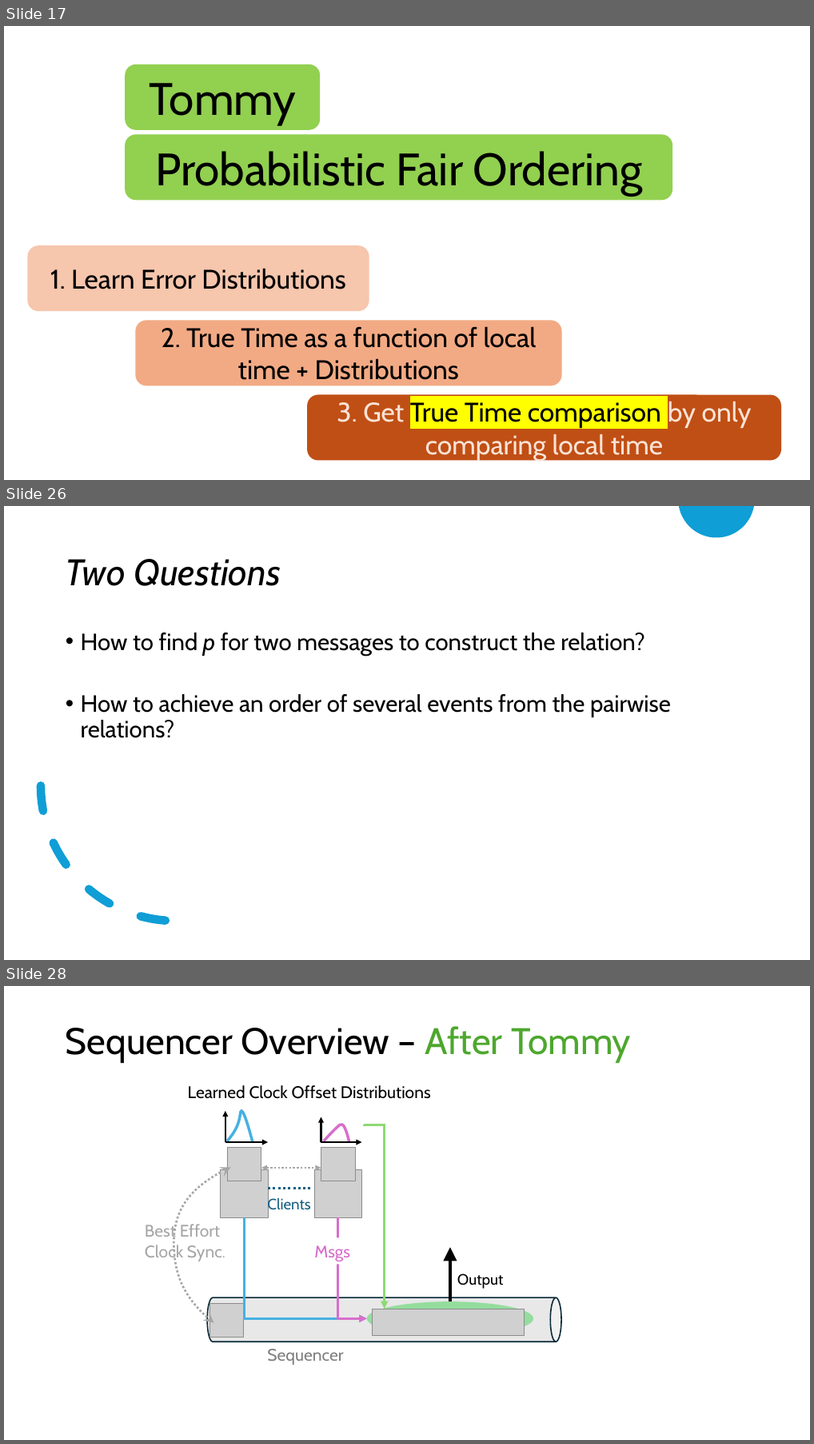
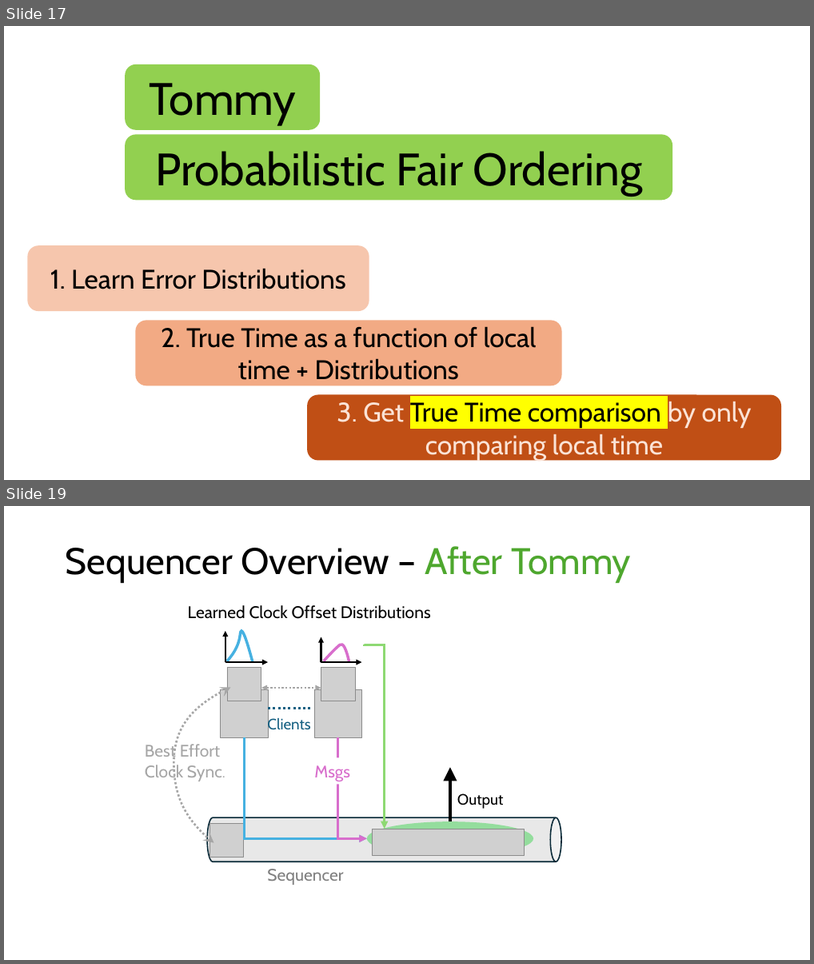
Before and after one commit to HaseebLUMS/Onyx-Presentation, a slide deck: tommy_hotnets_v2.pptx. Shown one above the other, each under a label of ours: slides 17, 26 and 28 before the commit, slides 17 and 19 after it; the slides between them are not shown. The pictures are 814x1444 and 814x964 pixels, drawn with LibreOffice and Linux fonts; fonts in the diff are those of the drawing; grey boxes stand for pictures. Boxes give left, top, right and bottom in pixels: in the first picture for what was removed or moved away, otherwise in the second. Text is boxed around its words. In the diff, an @@ line names an element or a change of style, - is before the commit and + after.

```diff
--- a/tommy_hotnets_v2.pptx
+++ b/tommy_hotnets_v2.pptx
@@ slide 26 removed at [4, 506, 810, 960], background #FFFFFF @@
@@ freeform shape removed at [679, 506, 754, 537] @@
@@ title removed at [66, 559, 281, 586] @@
-Two Questions
@@ text removed at [81, 632, 671, 738] @@
-• How to find p for two messages to construct the relation?
-• How to achieve an order of several events from the pairwise relations?
@@ arc (boxed as its full ellipse) removed at [41, 651, 311, 921] @@
@@ what was slide 28 is now slide 19 @@
```
Also in this commit, not shown: 9 slides changed, 7 slides added, 14 other slides removed.
